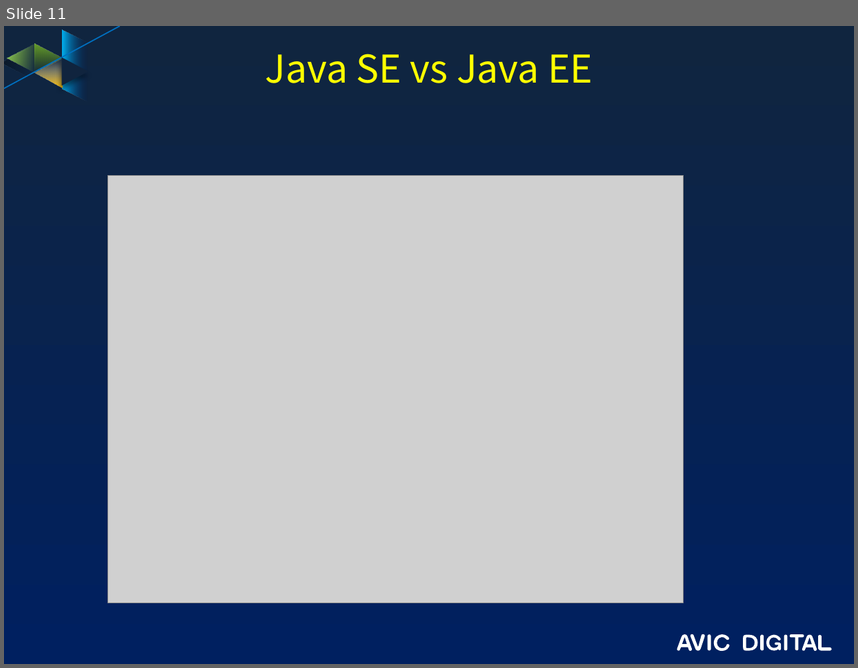
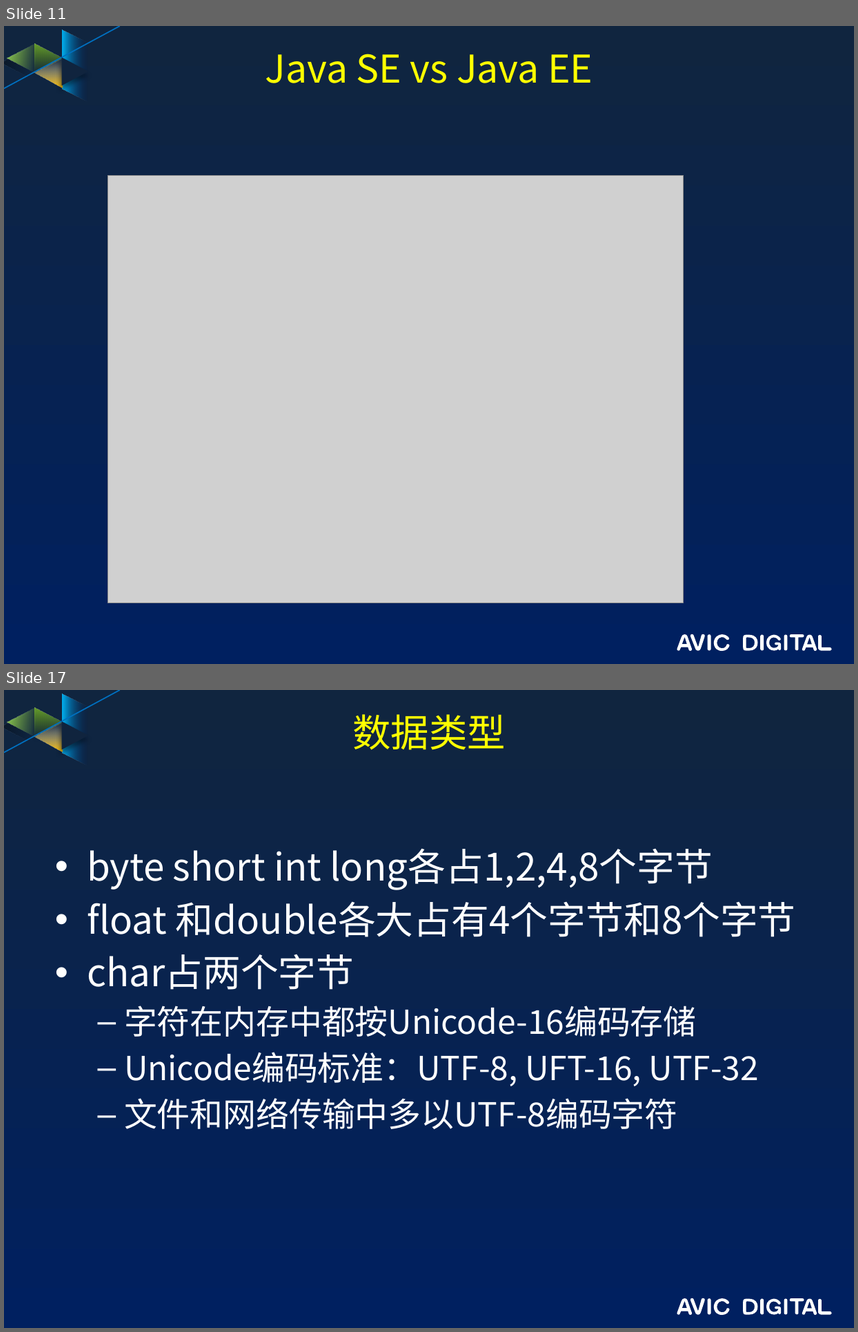
Before and after one commit to guofengzh/java-way, a slide deck: docs/java-概述.pptx. Shown one above the other, each under a label of ours: slide 11 before the commit, slides 11 and 17 after it; the slides between them are not shown. The pictures are 858x668 and 858x1332 pixels, drawn with LibreOffice and Linux fonts; fonts in the diff are those of the drawing; grey boxes stand for pictures; background and template pictures are left out. Boxes give left, top, right and bottom in pixels: in the first picture for what was removed or moved away, otherwise in the second. Text is boxed around its words. In the diff, an @@ line names an element or a change of style, - is before the commit and + after.

```diff
--- a/docs/java-概述.pptx
+++ b/docs/java-概述.pptx
@@ slide 17 added at (4,690,854,1328), background gradient #10253F to #002060; not listed: 17 template elements that a slide beside it also shows @@
@@ title added at (352,714,506,750), 32.4 pt, text #FFFF00 @@
+数据类型
@@ text added at (87,848,796,1129), 28 pt, text #FFFFFF @@
+• byte short int long各占1,2,4,8个字节
+• float 和double各大占有4个字节和8个字节
+• char占两个字节
+  – 字符在内存中都按Unicode-16编码存储
+  – Unicode编码标准：UTF-8, UFT-16, UTF-32
+  – 文件和网络传输中多以UTF-8编码字符
```
Also in this commit, not shown: 19 other slides added, 1 other file.
